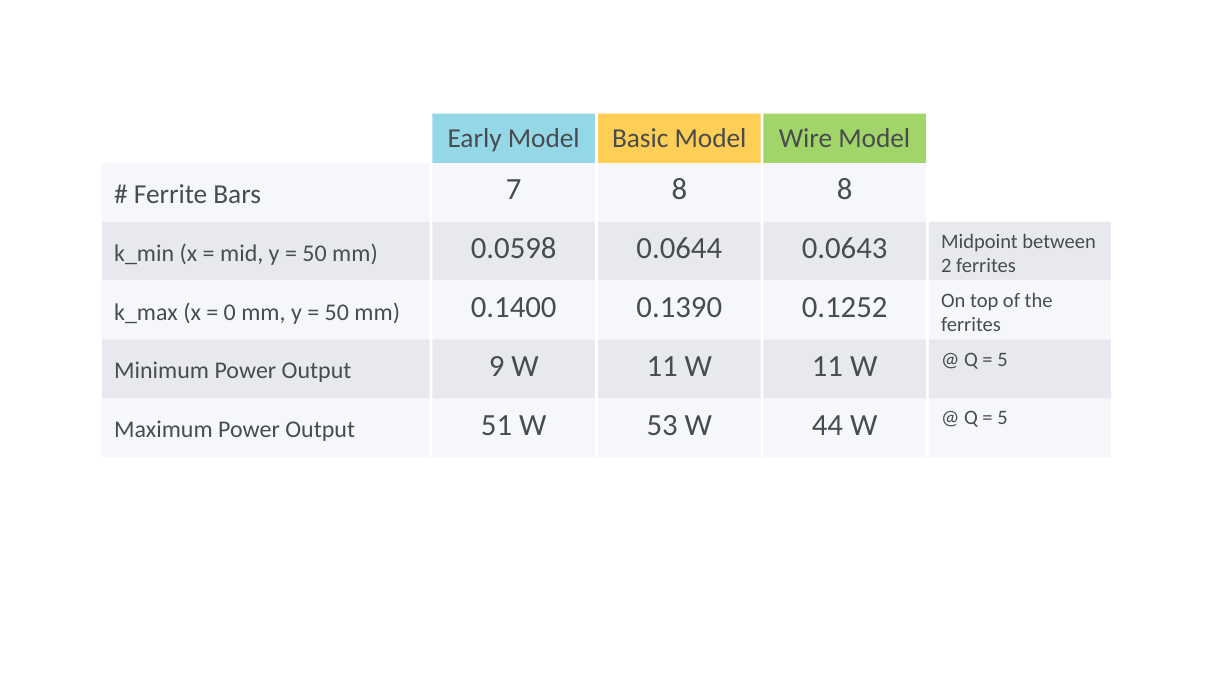
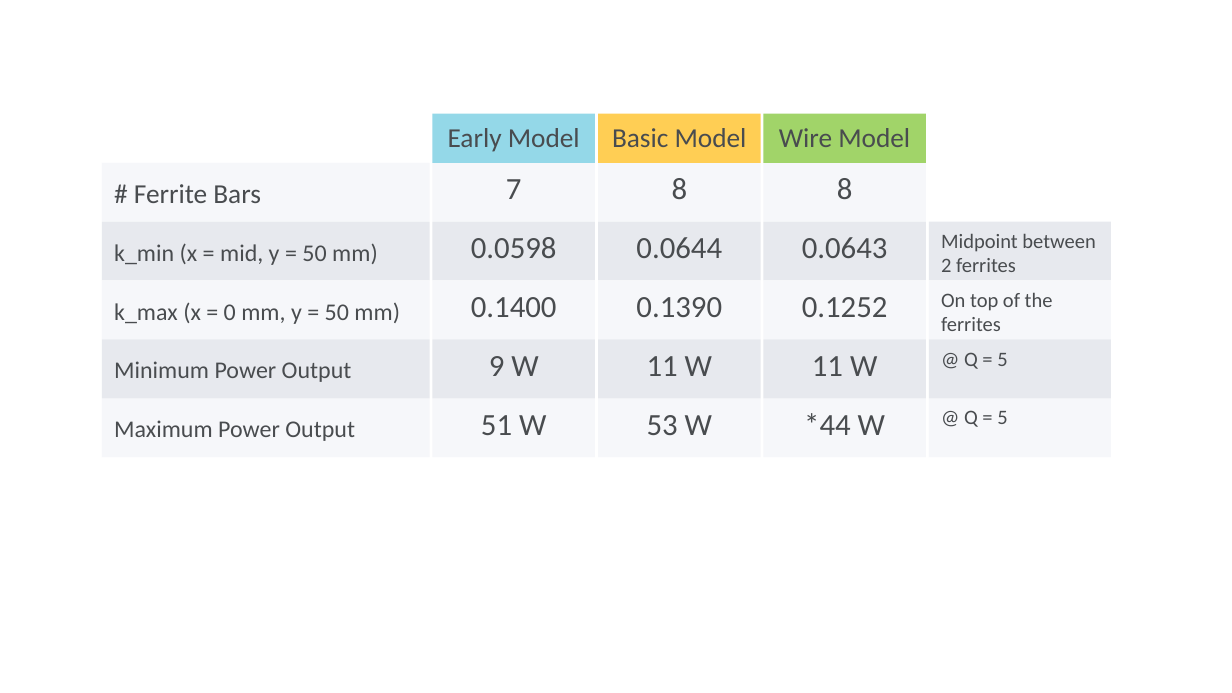
Before and after one commit to UoAPEGroup/2020_SRW_RC_Car, a slide deck: slide 1 of CoilDesign/DEXTER_WORKSPACE/Comparison Table.pptx. Drawn at 1232x693 pixels with LibreOffice and Linux fonts; fonts in the diff are those of the drawing; background and template pictures are left out. Boxes give left, top, right and bottom in pixels: in the first picture for what was removed or moved away, otherwise in the second. Text is boxed around its words. In the diff, an @@ line names an element or a change of style, - is before the commit and + after.

Commit message:
CoilDesign\\DEXTER_WORKSPACE: Edited .ppt table.

```diff
--- a/CoilDesign/DEXTER_WORKSPACE/Comparison Table.pptx
+++ b/CoilDesign/DEXTER_WORKSPACE/Comparison Table.pptx
@@ text in rectangle at [804,413,885,435]: text changed @@
-44 W
+*44 W
```
